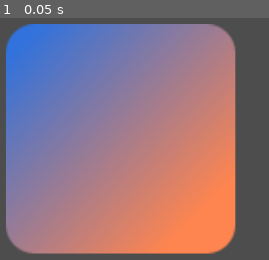
Above: before the commit, frame 1.
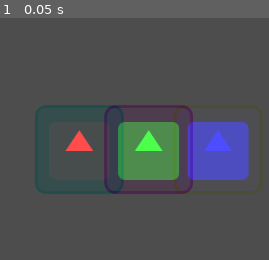
Above: after the commit, the same moment.

Repository: shafayatb/ShaderPlayground
Game: Godot game, scene res://shader_test.tscn
Two runs of this game, one before a commit and one after it. Both use one fixed random seed, a clock stepped at 60 frames per second and the inputs below. The engine's default icon, where the game draws it, is replaced by a stand-in: a white triangle on a blue panel in a dark square.
Inputs:
- Up to frame 1 (0.05 s): no input

The runs differ from the first frame. In frame 1, 82% of the frame differs, in the area x 2-98%, y 2-98%.

Commit message:
Chromatic abberation

Diff:
--- /dev/null
+++ b/code_shaders/chromatic_abberation.gdshader
@@ -0,0 +1,12 @@
+shader_type canvas_item;
+
+uniform sampler2D SCREEN_TEXTURE : hint_screen_texture, filter_linear_mipmap;
+uniform float offset = 100.0;
+
+void fragment() {
+	vec4 green_channel = texture(SCREEN_TEXTURE, SCREEN_UV);
+	vec4 red_channel = texture(SCREEN_TEXTURE, vec2(SCREEN_UV.x + (offset * SCREEN_PIXEL_SIZE.x), SCREEN_UV.y));
+	vec4 blue_channel = texture(SCREEN_TEXTURE, vec2(SCREEN_UV.x - (offset * SCREEN_PIXEL_SIZE.x), SCREEN_UV.y));
+
+	COLOR = vec4(red_channel.r, green_channel.g, blue_channel.b, 1.0f);
+}
--- /dev/null
+++ b/code_shaders/chromatic_abberation.tres
@@ -0,0 +1,7 @@
+[gd_resource type="ShaderMaterial" load_steps=2 format=3 uid="uid://drmorgnbud1d5"]
+
+[ext_resource type="Shader" uid="uid://d0n6m4ckqgs8k" path="res://code_shaders/chromatic_abberation.gdshader" id="1_jqk8u"]
+
+[resource]
+shader = ExtResource("1_jqk8u")
+shader_parameter/offset = 100.0
--- a/shader_test.tscn
+++ b/shader_test.tscn
@@ -1,18 +1,26 @@
-[gd_scene load_steps=7 format=3 uid="uid://dc5jevqicwk71"]
+[gd_scene load_steps=6 format=3 uid="uid://dc5jevqicwk71"]
 
 [ext_resource type="Script" uid="uid://ckxoc4e1xhixu" path="res://shader_test.gd" id="1_c1c64"]
-[ext_resource type="Material" uid="uid://c1i7leftlhf6v" path="res://code_shaders/uv_texture.tres" id="1_qdfbv"]
+[ext_resource type="Material" uid="uid://drmorgnbud1d5" path="res://code_shaders/chromatic_abberation.tres" id="1_p4bue"]
 [ext_resource type="Texture2D" uid="uid://nkserftbik4g" path="res://icon.svg" id="1_v4mft"]
-[ext_resource type="Material" uid="uid://c4sv2fnq4th1e" path="res://code_shaders/inverted_shader.tres" id="2_cjoq5"]
 [ext_resource type="Texture2D" uid="uid://ds4qwmwce4pmc" path="res://blacknwhite.png" id="3_gibmb"]
 [ext_resource type="Script" uid="uid://bjgokpep0bj8x" path="res://blacknwhite.gd" id="5_0mdu4"]
 
 [node name="ShaderTest" type="Node2D"]
 
+[node name="CanvasLayer" type="CanvasLayer" parent="."]
+
+[node name="ColorRect" type="ColorRect" parent="CanvasLayer"]
+material = ExtResource("1_p4bue")
+anchors_preset = 15
+anchor_right = 1.0
+anchor_bottom = 1.0
+grow_horizontal = 2
+grow_vertical = 2
+mouse_filter = 2
+
 [node name="Icon" type="Sprite2D" parent="."]
-material = ExtResource("1_qdfbv")
-position = Vector2(505.5, 311.5)
-scale = Vector2(2.58594, 2.58594)
+position = Vector2(546, 327)
 texture = ExtResource("1_v4mft")
 script = ExtResource("1_c1c64")
 
@@ -21,17 +29,3 @@
 position = Vector2(607, 308)
 texture = ExtResource("3_gibmb")
 script = ExtResource("5_0mdu4")
-
-[node name="CanvasLayer" type="CanvasLayer" parent="."]
-visible = false
-
-[node name="ColorRect" type="ColorRect" parent="CanvasLayer"]
-visible = false
-material = ExtResource("2_cjoq5")
-anchors_preset = 15
-anchor_right = 1.0
-anchor_bottom = 1.0
-grow_horizontal = 2
-grow_vertical = 2
-mouse_filter = 2
-color = Color(1, 0.34902, 1, 1)
Not shown, added: code_shaders/chromatic_abberation.gdshader.uid
